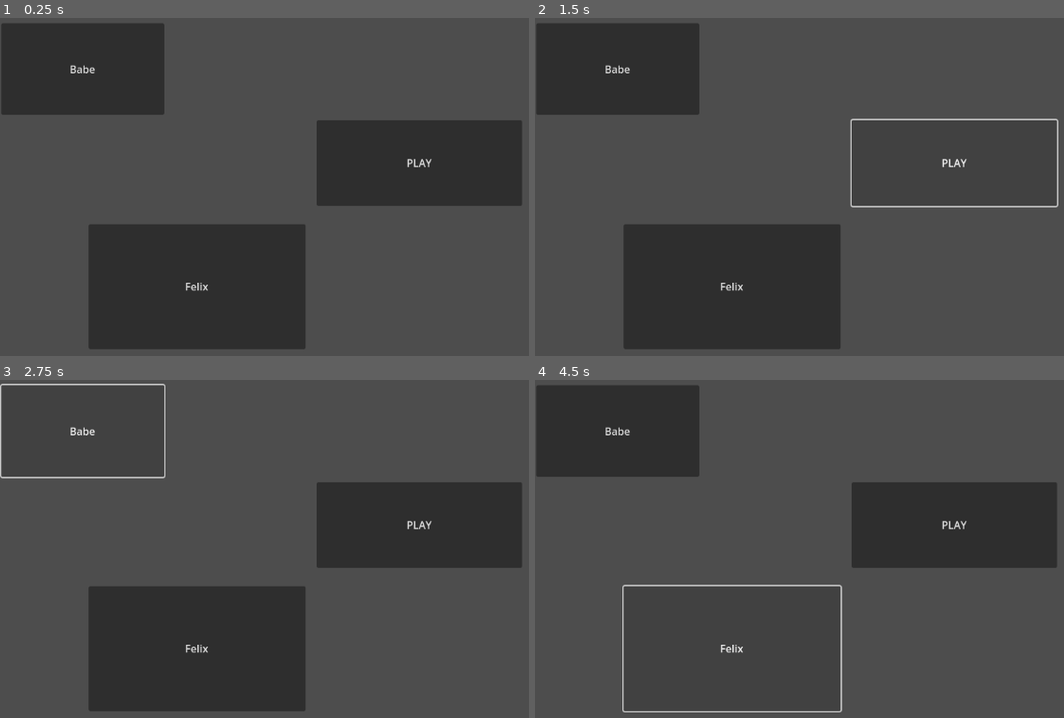
Above: before the commit, frames 1-4 (two rows, left to right).
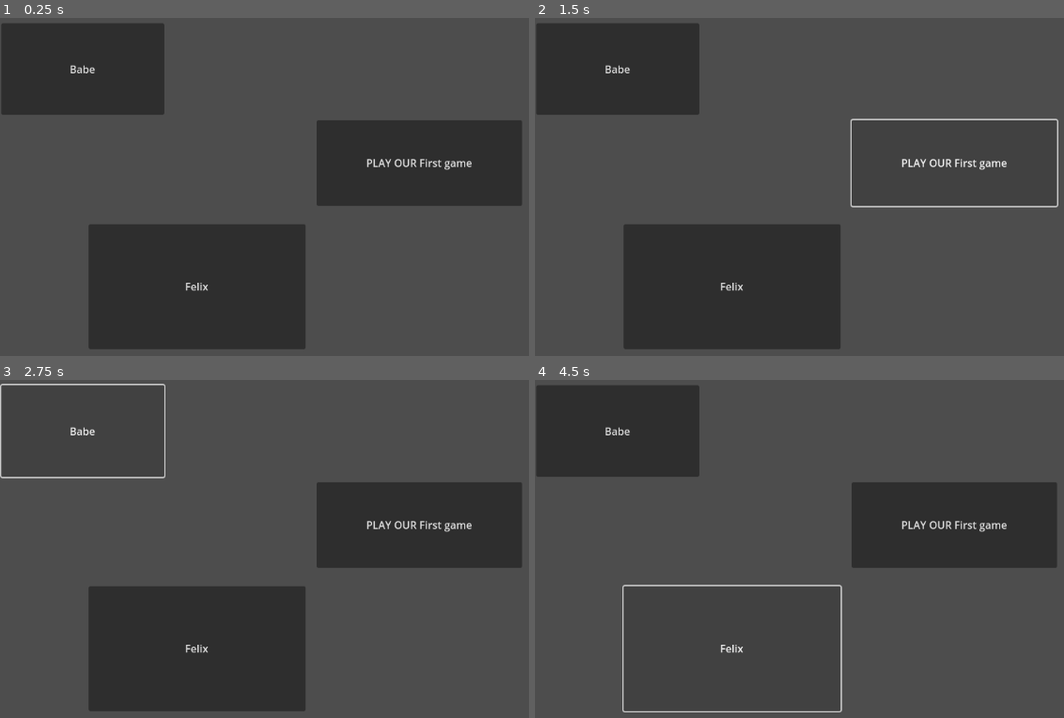
Above: after the commit, the same moments.

Repository: chemicallove123/VerCon
Game: Godot game, scene res://node_2d.tscn
The game is run twice, just before and just after one commit, with the same random seed, the same clock (stepped at 60 frames per second) and the same inputs.
Inputs:
- Up to frame 1 (0.25 s): no input
- Up to frame 2 (1.5 s): click "PLAY" (after the commit: "PLAY OUR First game") at 0.5 s; click "PLAY" (after the commit: "PLAY OUR First game") at 1.25 s
- Up to frame 3 (2.75 s): click "Babe" at 2 s
- Up to frame 4 (4.5 s): click "Felix" at 2.75 s; click "Babe" at 3.5 s; click "Felix" at 4.25 s

The runs differ from the first frame. In frame 1, 0.3% of the frame differs, in the area x 69-90%, y 41-45%; in frame 2, 0.3%; in frame 3, 0.3%; in frame 4, 0.3%.

Commit message:
Update node_2d.tscn

Diff:
--- a/node_2d.tscn
+++ b/node_2d.tscn
@@ -8,8 +8,9 @@
 offset_top = 166.0
 offset_right = 827.0
 offset_bottom = 298.0
-text = "PLAY
+text = "PLAY OUR First game
 "
+metadata/_edit_group_ = true
 
 [node name="Button2" type="Button" parent="."]
 offset_left = 28.0
